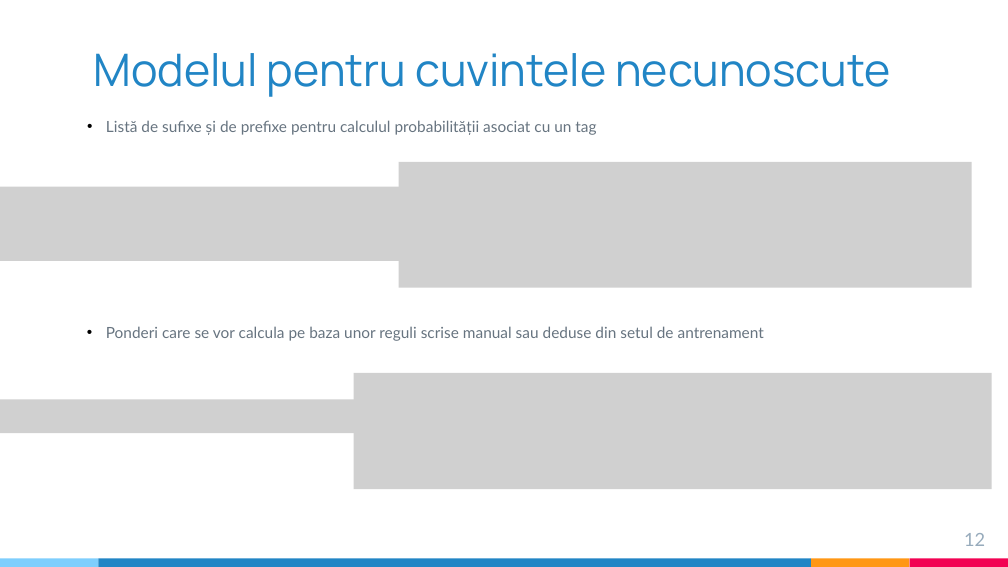
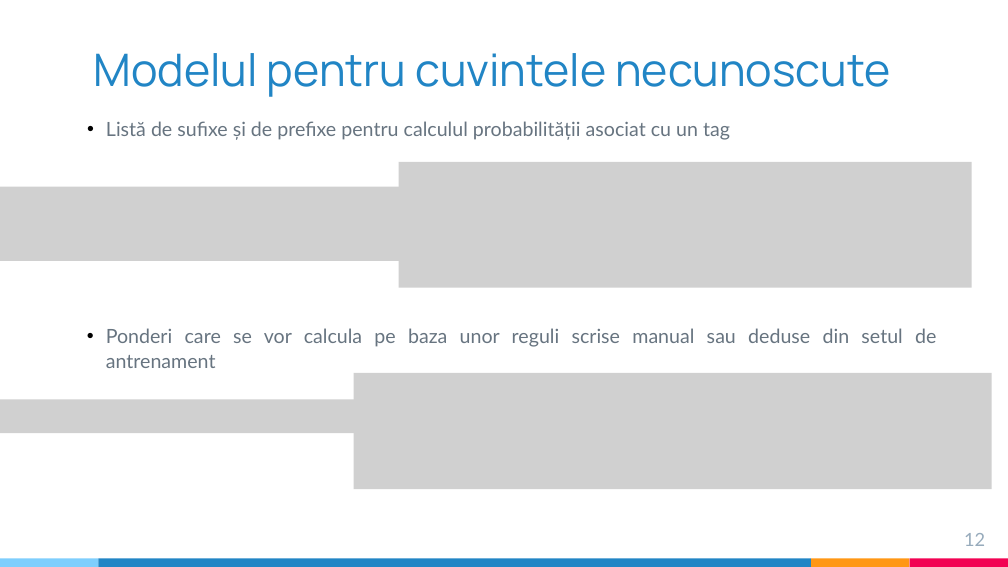
Before and after one commit to ST4NSB/part-of-speech-tagging, a slide deck: slide 12 of docs/pos_tagging_prezentare_Barbulescu.pptx. Drawn at 1008x567 pixels with LibreOffice and Linux fonts; fonts in the diff are those of the drawing; grey boxes stand for pictures. Boxes give left, top, right and bottom in pixels: in the first picture for what was removed or moved away, otherwise in the second. Text is boxed around its words. In the diff, an @@ line names an element or a change of style, - is before the commit and + after.

```diff
--- a/docs/pos_tagging_prezentare_Barbulescu.pptx
+++ b/docs/pos_tagging_prezentare_Barbulescu.pptx
@@ text "Listă de sufixe și de ..." at <box>106,121,730,140</box>: size 11 to 14 pt @@
@@ text "Ponderi care se vor calcula ..." at <box>106,328,936,347</box>: size 11 to 14 pt @@
```
Also in this commit, not shown: 11 other slides changed.
